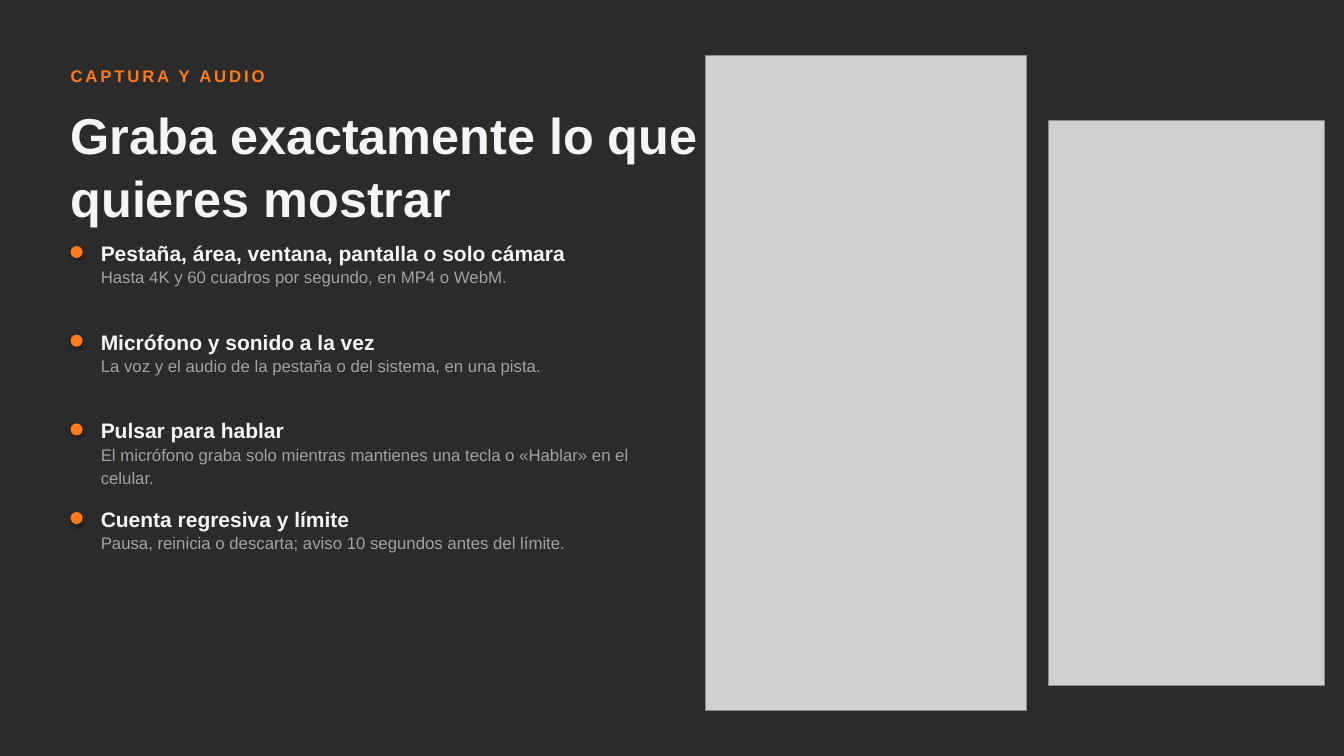
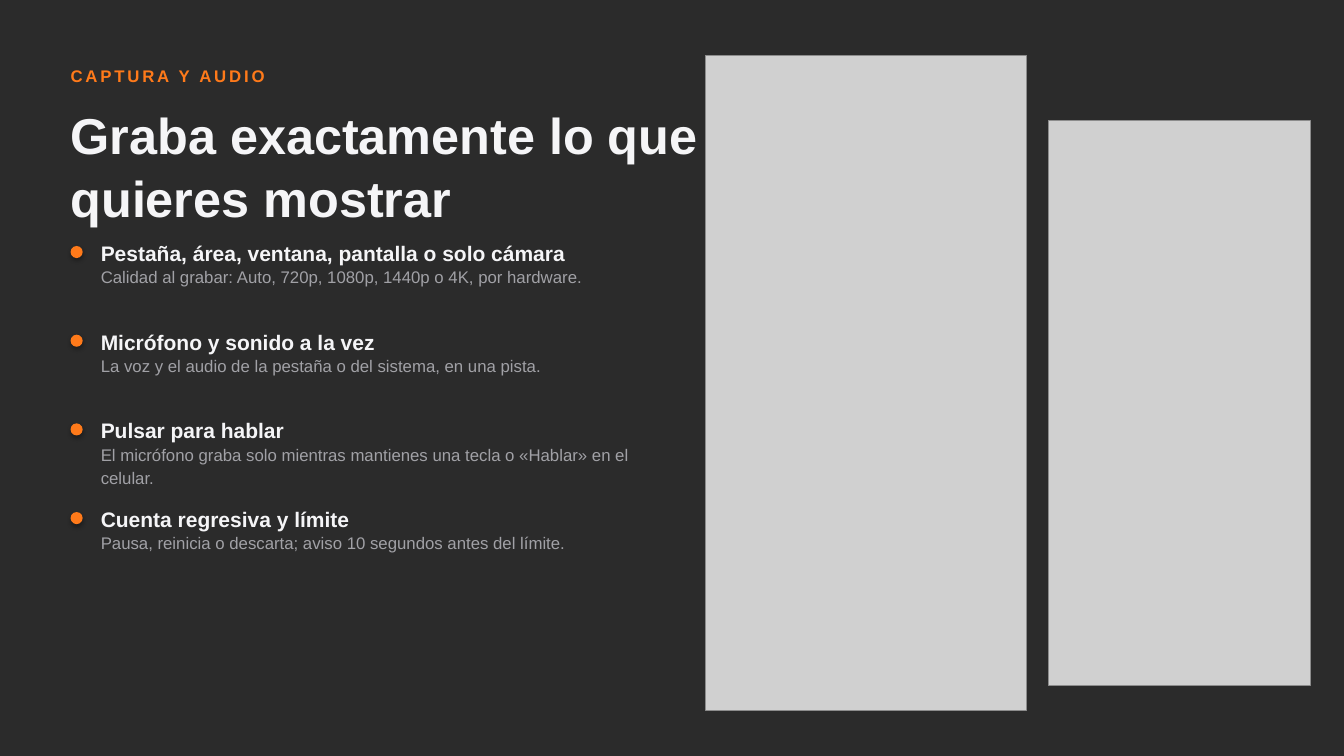
Before and after one commit to mjmc4498/grabazo, a slide deck: slide 5 of presentacion/grabazo.pptx. Drawn at 1344x756 pixels with LibreOffice and Linux fonts; fonts in the diff are those of the drawing; grey boxes stand for pictures; background and template pictures are left out; a plain dark background stands for a picture behind light text. Boxes give left, top, right and bottom in pixels: in the first picture for what was removed or moved away, otherwise in the second. Text is boxed around its words. In the diff, an @@ line names an element or a change of style, - is before the commit and + after.

```diff
--- a/presentacion/grabazo.pptx
+++ b/presentacion/grabazo.pptx
@@ picture: place and size @@
-picture at <box>1049,121,1325,686</box>
+picture at <box>1049,121,1311,686</box>
@@ text at <box>101,271,582,287</box>: text changed @@
-Hasta 4K y 60 cuadros por segundo, en MP4 o WebM.
+Calidad al grabar: Auto, 720p, 1080p, 1440p o 4K, por hardware.
```
Also in this commit, not shown: 3 other slides changed, 59 other files.
